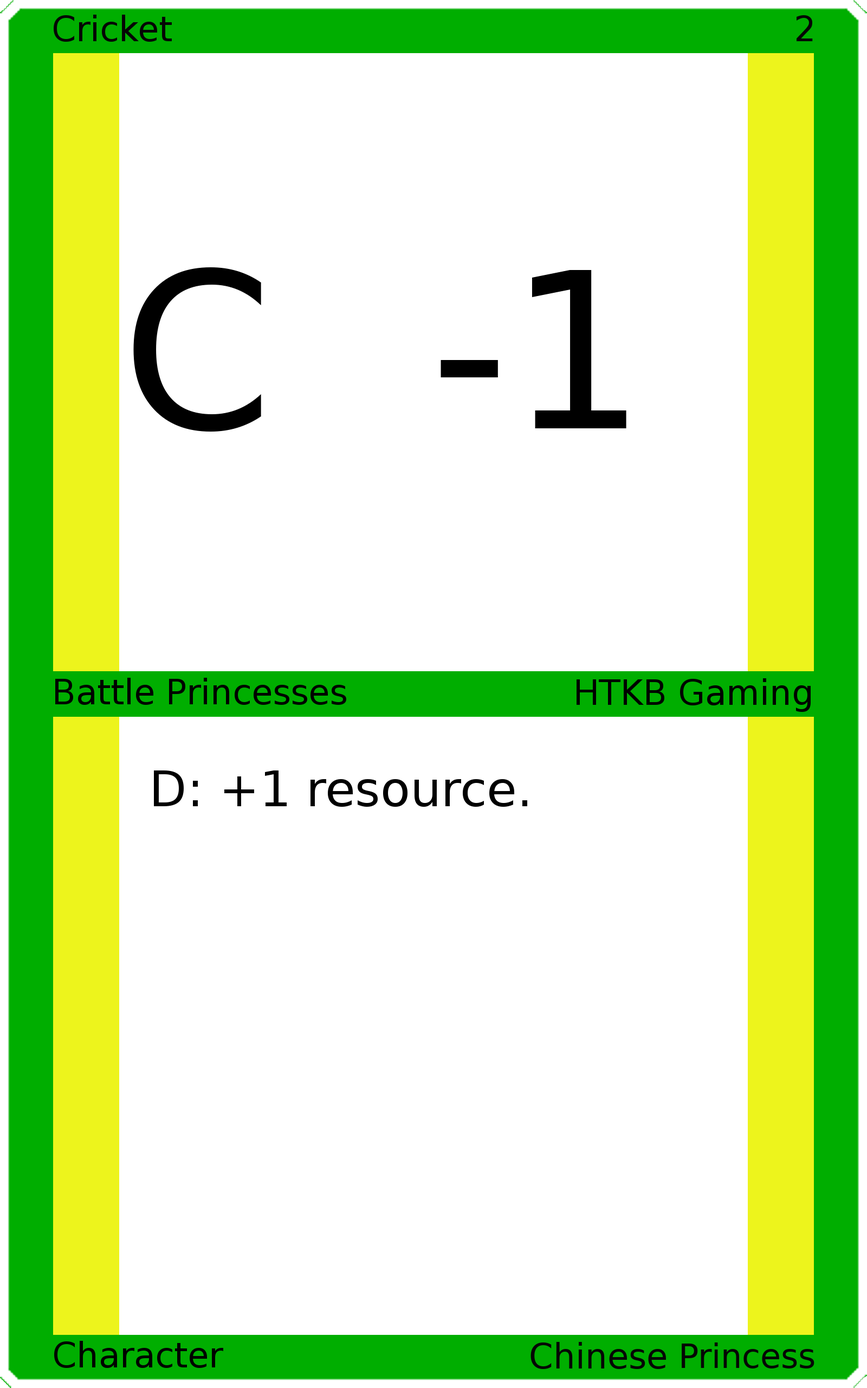
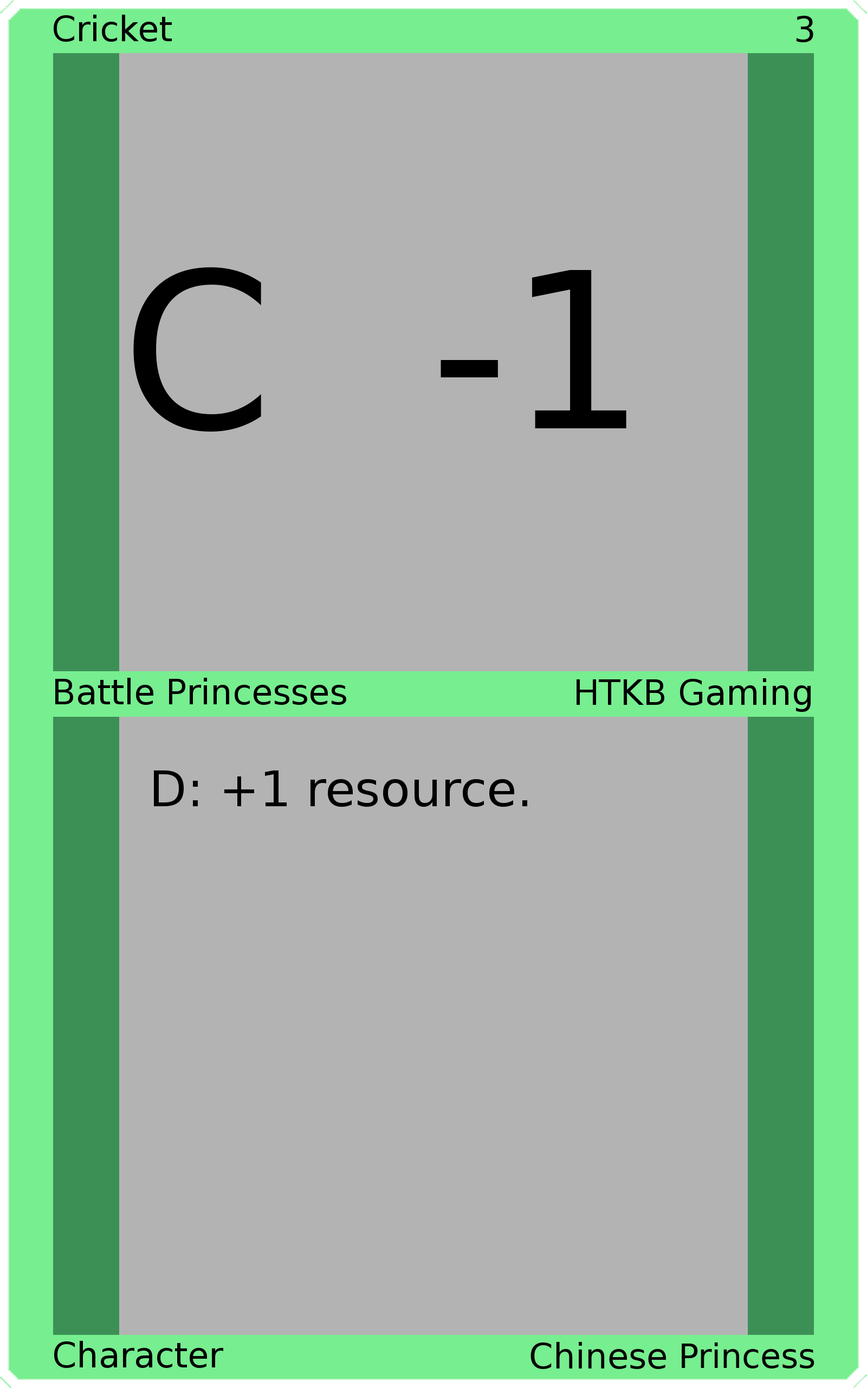
Layers edited between the first and the second 867 × 1388 image:
painted on "Upper Right" over bbox(796, 15, 814, 43)
painted on "Border" over bbox(0, 0, 867, 1388)
painted on "Top Background" over bbox(119, 52, 748, 673)
painted on "Bottom Background" over bbox(119, 715, 748, 1336)
painted on "Background" over bbox(35, 35, 832, 1352)
